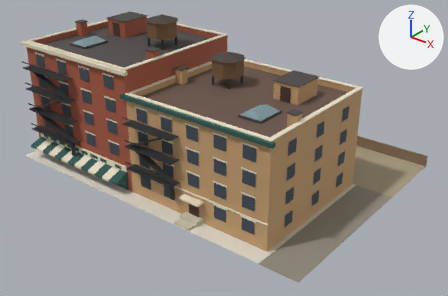
Renders of the glTF model public/models/terrace_t.glb from each side of a commit.
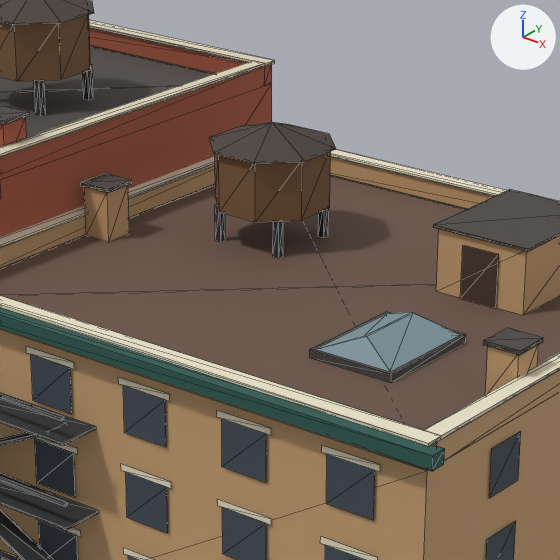
Each version appears first whole from a 50 mm camera at (25.47, -31.62, 20.71) aimed at (1.11, -1.17, 1.83), and next in a close-up on the part from 34% to 69% of the width and 6% to 59% of the height. The lights are fixed; the arrows at upper right show +X, +Y and +Z. The last two pictures show the newer version. The close-ups show mesh edges as thin lines. Vertices at exactly the same position are counted once.

In view in the first close-up: 'terrace_t'.
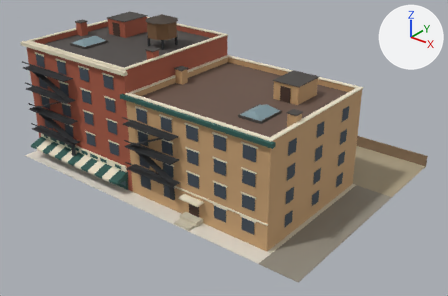
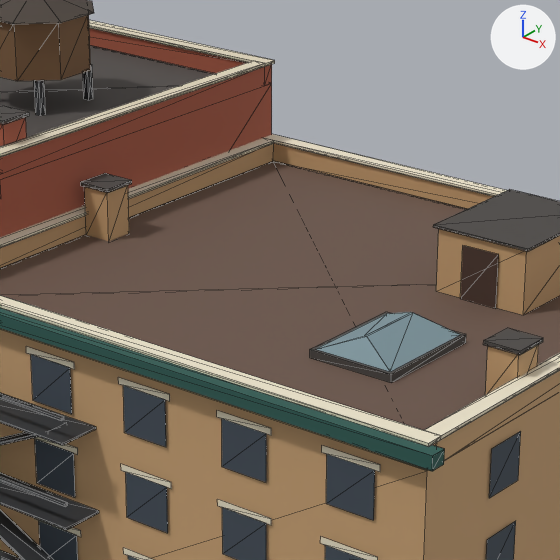
Changed parts and their boxes (x1, y1, x2, y2) in the close-ups (560 x 560 px):
part 1 of me_terrace_t, deleted
    before: (209, 122, 336, 258)

Diff of the bpy script that builds the scene:
```diff
--- a/public/models/terrace_t.glb.py
+++ b/public/models/terrace_t.glb.py
@@ me_terrace_t @@
 # used by ob_terrace_t; location = (0.0, 0.0, 0.0)
-me_terrace_t.from_pydata(...)  # 1472 vertices, 1636 faces; spans x -12.0..12.0, y -8.5..8.5, z 0.0..10.3
+me_terrace_t.from_pydata(...)  # 1415 vertices, 1546 faces; spans x -12.0..12.0, y -8.5..8.5, z 0.0..10.3
+# me_terrace_t part 1: 6 loose pieces with 57 vertices, spanning x 0.2..2.4, y -2.1..0.1, z 6.6..8.8, are deleted
 me_terrace_t.materials.append(mat_td_paving)
```
